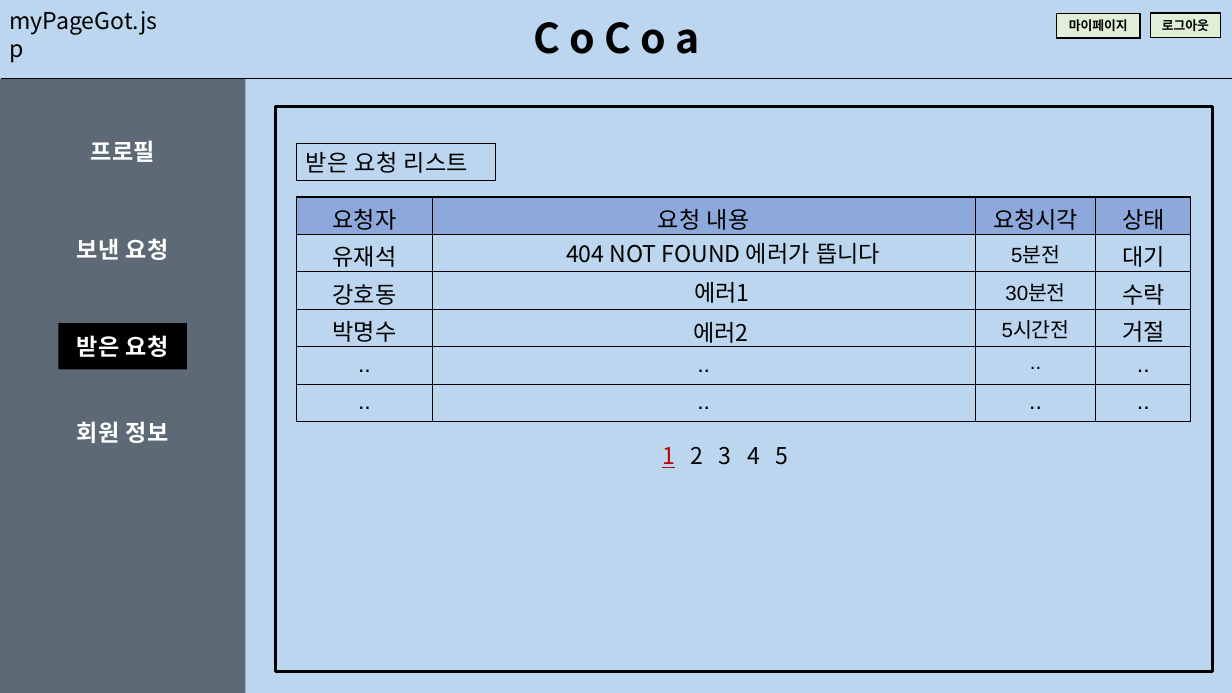
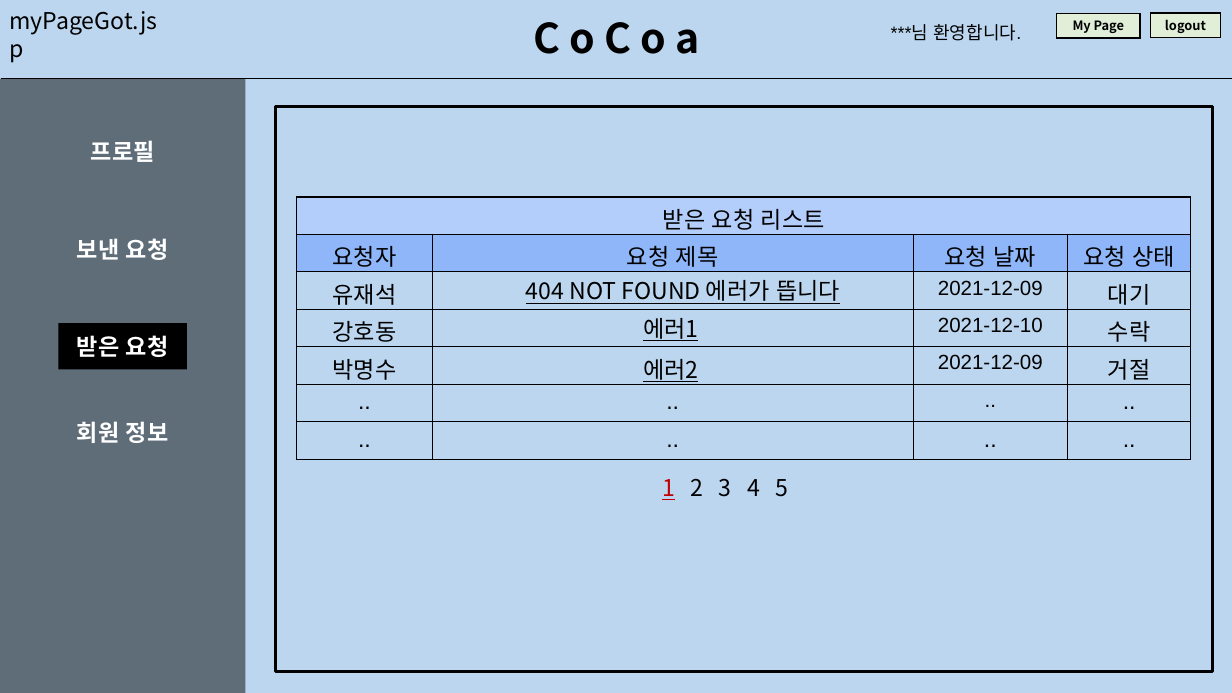
Before and after one commit to math-shpark/AI-Platform-Project-2021-CoCoa-, a slide deck: slide 22 of documents/UI.pptx (slide 17 before the commit). Drawn at 1232x693 pixels with LibreOffice and Linux fonts; fonts in the diff are those of the drawing. Boxes give left, top, right and bottom in pixels: in the first picture for what was removed or moved away, otherwise in the second. Text is boxed around its words. In the diff, an @@ line names an element or a change of style, - is before the commit and + after.

```diff
--- a/documents/UI.pptx
+++ b/documents/UI.pptx
@@ text added at (891, 24, 1021, 41), 14 pt, text #000000 @@
+***님 환영합니다.
@@ text in rectangle at (1073, 20, 1124, 33): text changed @@
-마이페이지
+My Page
@@ text in rectangle at (1165, 19, 1206, 33): text changed @@
-로그아웃
+logout
@@ rectangle removed at (297, 143, 495, 180) @@
-받은 요청 리스트
@@ table at (297, 197, 1192, 459) @@
-row 1: 요청자 | 요청 내용 | 요청시각 | 상태
-row 2: 유재석 |  | 5분전 | 대기
-row 3: 강호동 |  | 30분전 | 수락
-row 4: 박명수 |  | 5시간전 | 거절
+row 1: 받은 요청 리스트 |  |  | 
+row 2: 요청자 | 요청 제목 | 요청 날짜 | 요청 상태
+row 3: 유재석 |  | 2021-12-09 | 대기
+row 4: 강호동 |  | 2021-12-10 | 수락
+row 5: 박명수 |  | 2021-12-09 | 거절
@@ text "404 NOT FOUND 에러가 뜹니다": place and size @@
-text "404 NOT FOUND 에러가 뜹니다" at (566, 243, 880, 264)
+text "404 NOT FOUND 에러가 뜹니다" at (526, 280, 840, 304)
@@ text "에러1": place and size @@
-text "에러1" at (694, 282, 749, 303)
+text "에러1" at (643, 318, 698, 341)
@@ underline on in 3 elements at (526, 280, 840, 304), (643, 318, 698, 341), (643, 359, 698, 382) @@
@@ text "에러2": place and size @@
-text "에러2" at (693, 322, 748, 343)
+text "에러2" at (643, 359, 698, 382)
@@ text "1 2 3 4 5": place and size @@
-text "1 2 3 4 5" at (662, 446, 789, 468)
+text "1 2 3 4 5" at (662, 478, 789, 500)
```
Also in this commit, not shown: 19 other slides changed, 14 slides added, 9 slides removed, 7 other files.
